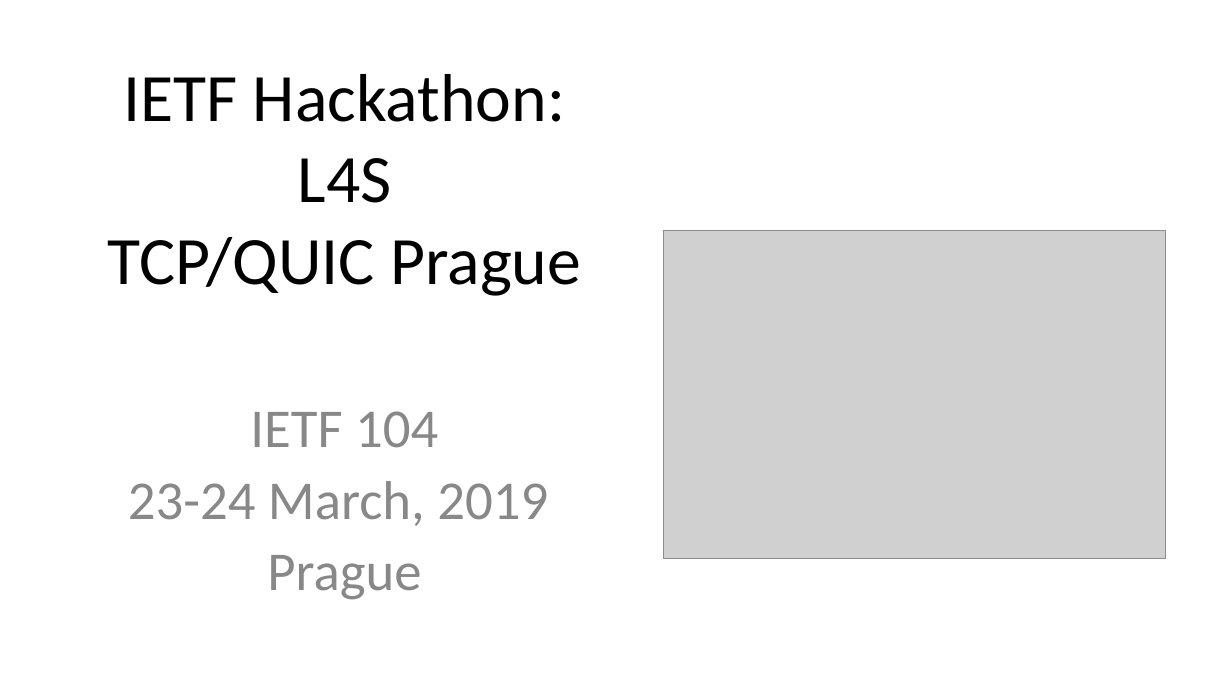
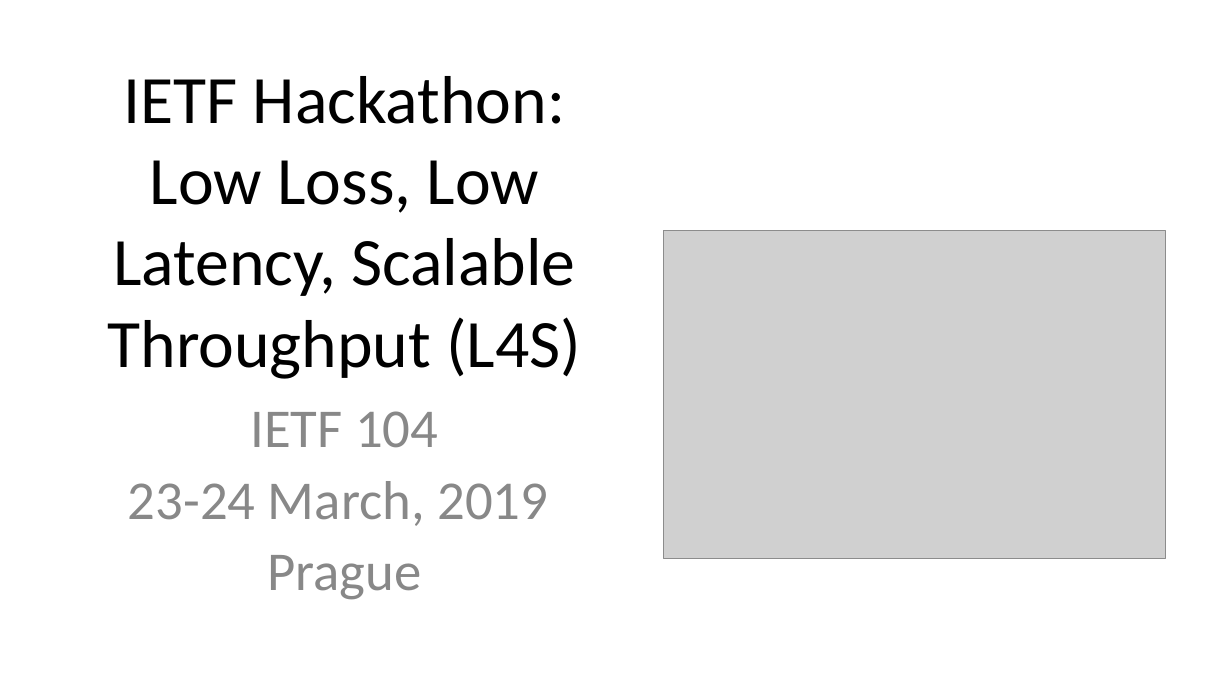
Before and after one commit to IETF-Hackathon/ietf104-project-presentations, a slide deck: slide 1 of l4s-hackathon-presentation-ietf104.pptx. Drawn at 1232x693 pixels with LibreOffice and Linux fonts; fonts in the diff are those of the drawing; grey boxes stand for pictures. Boxes give left, top, right and bottom in pixels: in the first picture for what was removed or moved away, otherwise in the second. Text is boxed around its words. In the diff, an @@ line names an element or a change of style, - is before the commit and + after.

```diff
--- a/l4s-hackathon-presentation-ietf104.pptx
+++ b/l4s-hackathon-presentation-ietf104.pptx
@@ title at [107, 76, 581, 379]: text changed @@
-IETF Hackathon:
-L4S
-TCP/QUIC Prague
+IETF Hackathon:
+Low Loss, Low Latency, Scalable Throughput (L4S)
```
Also in this commit, not shown: 1 other slide changed, 1 other file.
